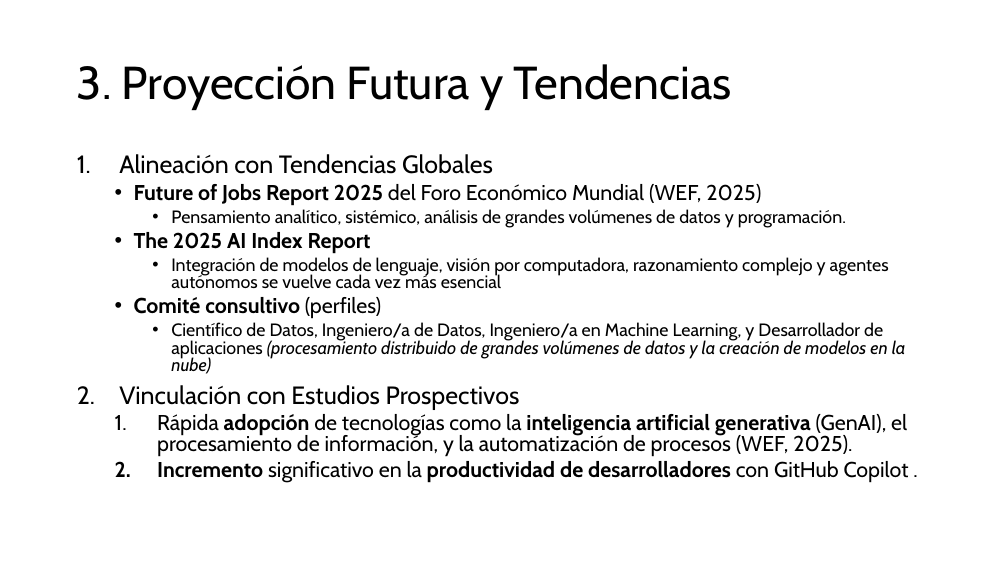
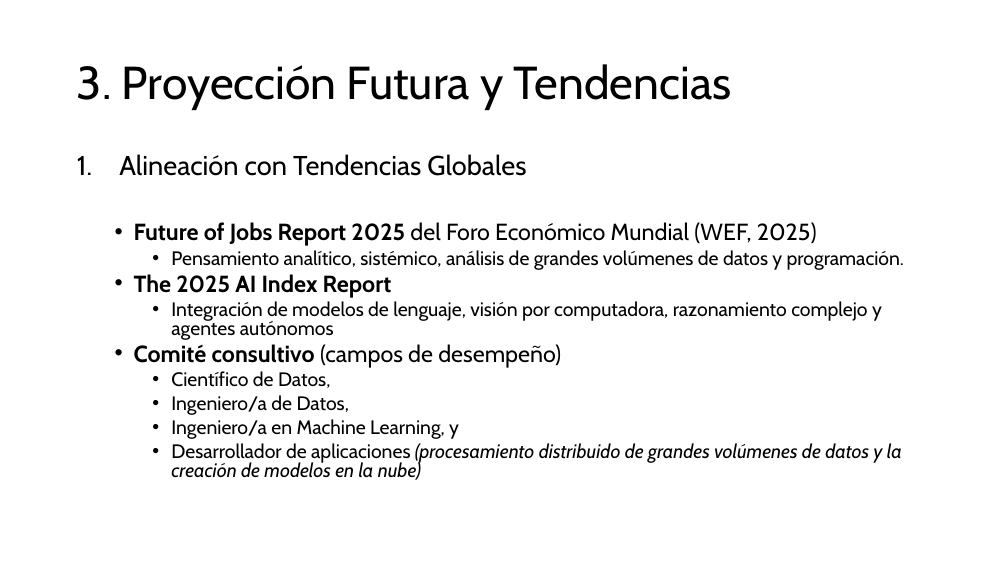
Before and after one commit to aavendan/cdia, a slide deck: slide 6 of 03 Presentación.pptx (slide 4 before the commit). Drawn at 1008x567 pixels with LibreOffice and Linux fonts; fonts in the diff are those of the drawing. Boxes give left, top, right and bottom in pixels: in the first picture for what was removed or moved away, otherwise in the second. Text is boxed around its words. In the diff, an @@ line names an element or a change of style, - is before the commit and + after.

```diff
--- a/03 Presentación.pptx
+++ b/03 Presentación.pptx
@@ text at box(119, 154, 904, 298): size 23.8 to 25.9 pt in "Alineación con Tendencias Globales"; size 20.4 to 22.2 pt in "Future of Jobs Report 2025 del Foro ...", "The 2025 AI Index Report"; size 17 to 18.5 pt in "Pensamiento analítico, sistémico, análisis de grandes volúme ..." @@
@@ text at box(134, 301, 902, 480): text changed; size 17 to 18.5 pt @@
-    • Integración de modelos de lenguaje, visión por computadora, razonamiento complejo y agentes autónomos se vuelve cada vez más esencial
-  • Comité consultivo (perfiles)
-    • Científico de Datos, Ingeniero/a de Datos, Ingeniero/a en Machine Learning, y Desarrollador de aplicaciones (procesamiento distribuido de grandes volúmenes de datos y la creación de modelos en la nube)
-2. Vinculación con Estudios Prospectivos
-  1. Rápida adopción de tecnologías como la inteligencia artificial generativa (GenAI), el procesamiento de información, y la automatización de procesos (WEF, 2025).
-  2. Incremento significativo en la productividad de desarrolladores con GitHub Copilot .
+    • Integración de modelos de lenguaje, visión por computadora, razonamiento complejo y agentes autónomos
+  • Comité consultivo (campos de desempeño)
+    • Científico de Datos,
+    • Ingeniero/a de Datos,
+    • Ingeniero/a en Machine Learning, y
+    • Desarrollador de aplicaciones (procesamiento distribuido de grandes volúmenes de datos y la creación de modelos en la nube)
```
Also in this commit, not shown: 2 other slides changed, 6 slides added, 1 slide removed.
